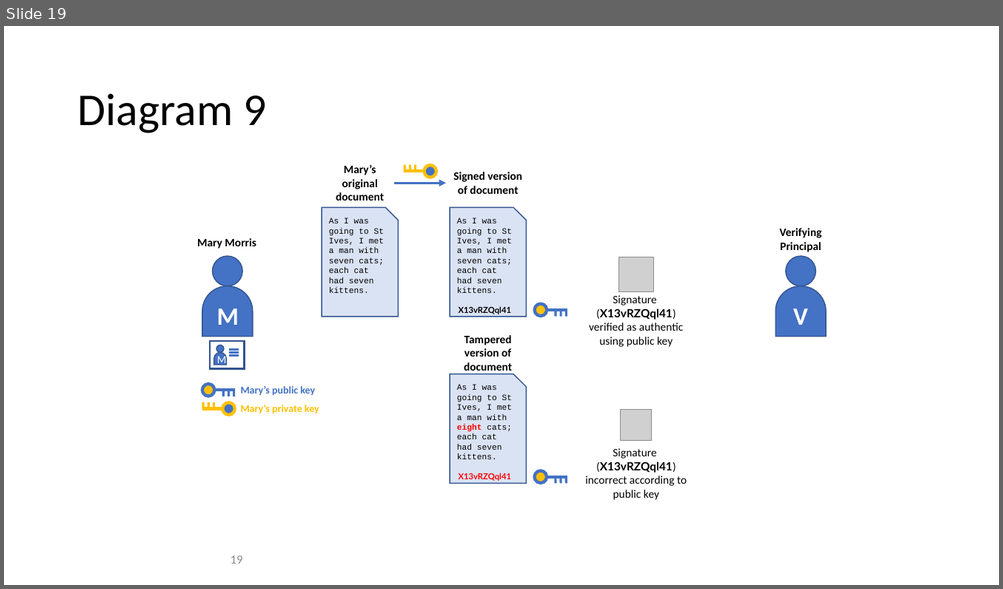
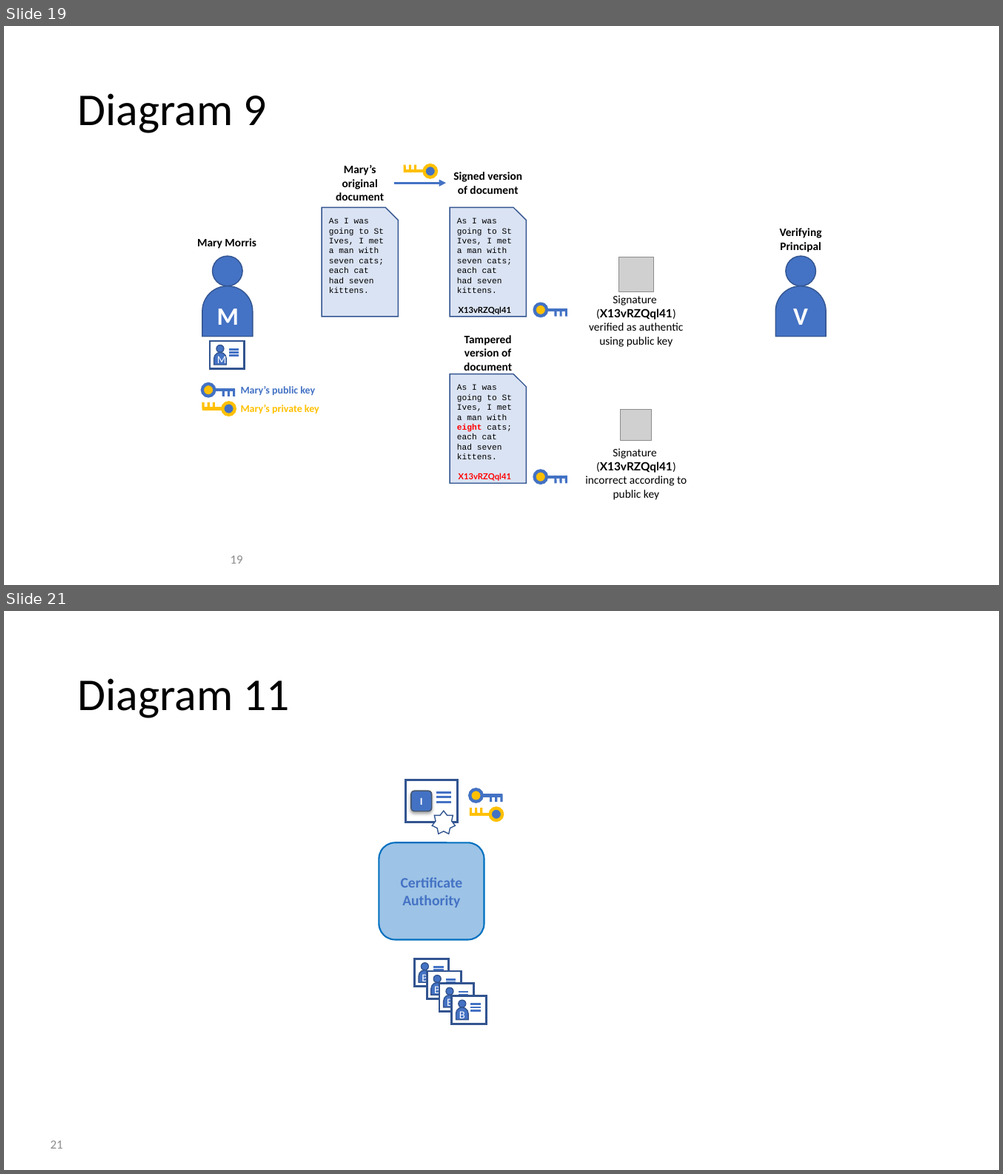
Before and after one commit to FabricTOC/FabricTOC, a slide deck: docs/OtherSourceMaterial/Diagrams.pptx. Shown one above the other, each under a label of ours: slide 19 before the commit, slides 19 and 21 after it; the slides between them are not shown. The pictures are 1003x589 and 1003x1174 pixels, drawn with LibreOffice and Linux fonts; fonts in the diff are those of the drawing; grey boxes stand for pictures. Boxes give left, top, right and bottom in pixels: in the first picture for what was removed or moved away, otherwise in the second. Text is boxed around its words. In the diff, an @@ line names an element or a change of style, - is before the commit and + after.

```diff
--- a/docs/OtherSourceMaterial/Diagrams.pptx
+++ b/docs/OtherSourceMaterial/Diagrams.pptx
@@ slide 21 added at box(4, 611, 999, 1170), background #FFFFFF @@
@@ title added at box(78, 678, 289, 718), 44 pt, text #000000 @@
+Diagram 11
@@ group added at box(469, 808, 502, 820): 4 lines, 1 ellipse @@
@@ group added at box(469, 789, 503, 802): 4 lines, 1 ellipse @@
@@ group added at box(405, 780, 458, 834): 3 lines, 1 rectangle, 1 rounded rectangle, 1 star @@
+I
@@ rounded rectangle added at box(378, 843, 484, 940), fill #9DC3E6, outline #0070C0 1.5 pt, 14 pt, text #4472C4, bold @@
+Certificate Authority
@@ group added at box(415, 960, 449, 987): 2 lines, 1 rectangle, 1 ellipse, 1 round same rect @@
+B
@@ group added at box(427, 971, 461, 999): 2 lines, 1 rectangle, 1 ellipse, 1 round same rect @@
+B
@@ group added at box(439, 984, 473, 1011): 2 lines, 1 rectangle, 1 ellipse, 1 round same rect @@
+B
@@ group added at box(452, 997, 486, 1025): 3 lines, 1 rectangle, 1 ellipse, 1 round same rect @@
+B
@@ page number added at box(51, 1141, 63, 1149), 12 pt, text #8C8C8C @@
+21
```
Also in this commit, not shown: 1 slide changed, 2 other files.
